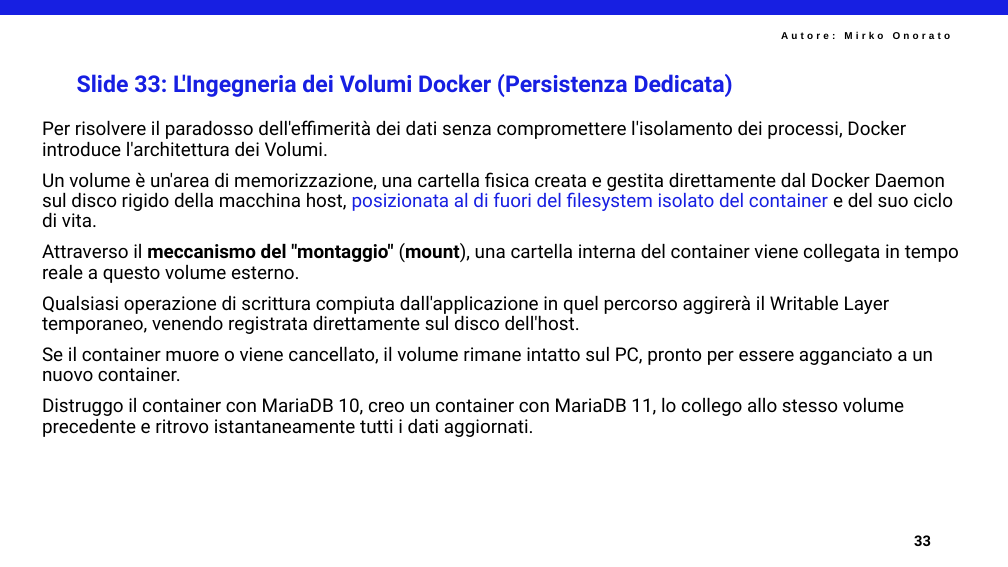
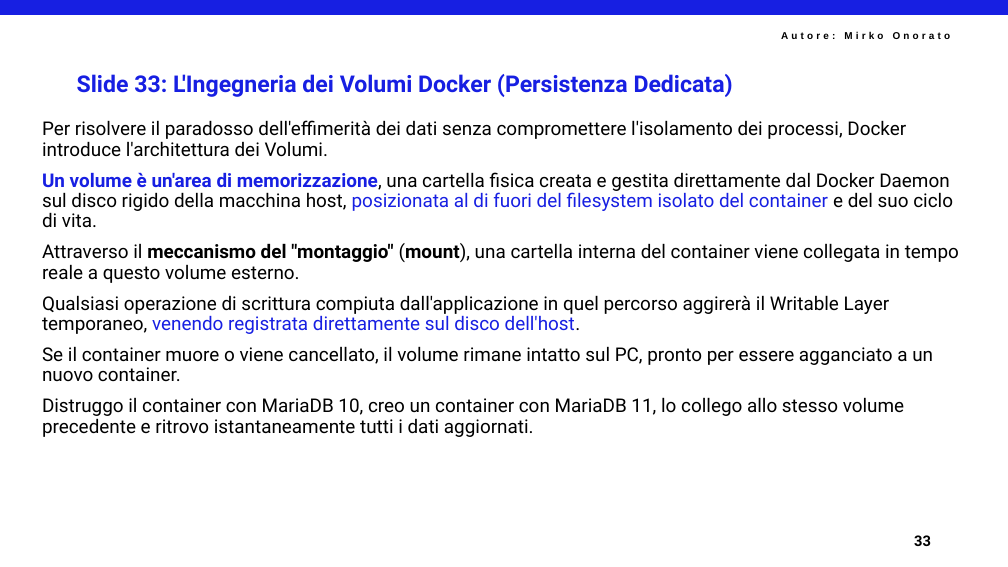
Before and after one commit to mirkoSkF/Docker-Slides, a slide deck: slide 35 of 1 - Introduzione a Docker.pptx. Drawn at 1008x567 pixels with LibreOffice and Linux fonts; fonts in the diff are those of the drawing; background and template pictures are left out. Boxes give left, top, right and bottom in pixels: in the first picture for what was removed or moved away, otherwise in the second. Text is boxed around its words. In the diff, an @@ line names an element or a change of style, - is before the commit and + after.

```diff
--- a/1 - Introduzione a Docker.pptx
+++ b/1 - Introduzione a Docker.pptx
@@ text at (42,172,953,334): text colour #000000 to #171FE2 in "Un volume è un'area di memorizzazione,", "venendo registrata direttamente sul disco dell'host."; bold on in "Un volume è un'area di memorizzazione," @@
```
Also in this commit, not shown: 27 other slides changed.
